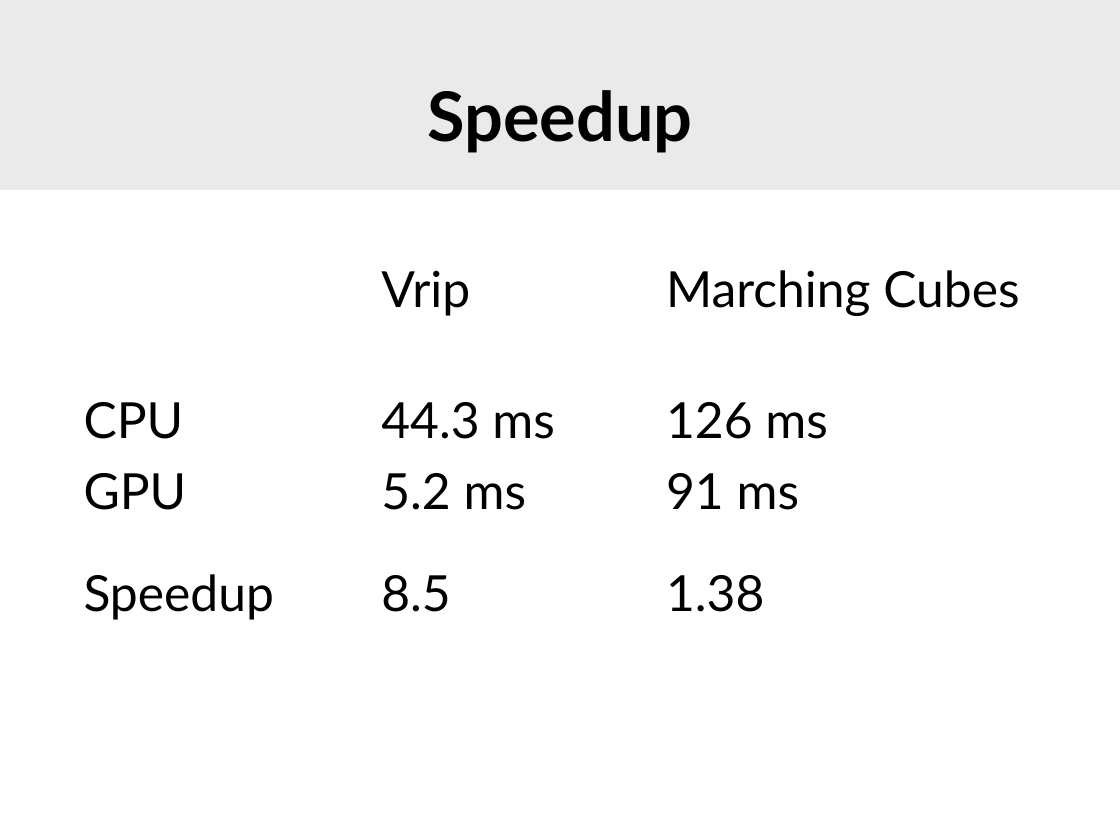
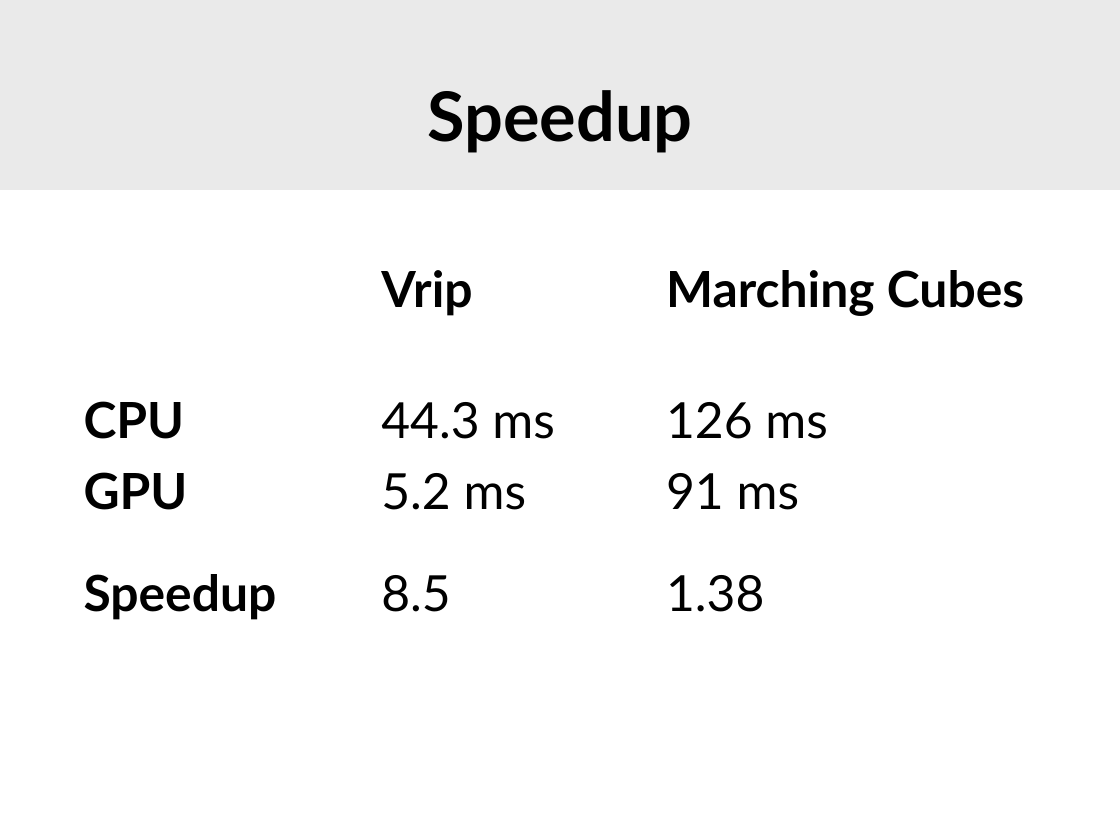
Before and after one commit to SgtPepper123/ICP_3dPhoto, a slide deck: slide 14 of GPGPU presentation/Presentation.odp. Drawn at 1120x840 pixels with LibreOffice and Linux fonts; fonts in the diff are those of the drawing; background and template pictures are left out. Boxes give left, top, right and bottom in pixels: in the first picture for what was removed or moved away, otherwise in the second. Text is boxed around its words. In the diff, an @@ line names an element or a change of style, - is before the commit and + after.

```diff
--- a/GPGPU presentation/Presentation.odp
+++ b/GPGPU presentation/Presentation.odp
@@ table at (73, 253, 1036, 624) @@
@@ bold on in "Vrip", "Marching Cubes", "CPU", "GPU" and 1 more places @@
```
Also in this commit, not shown: 11 other slides changed, 1 slide added, 4 other files.
